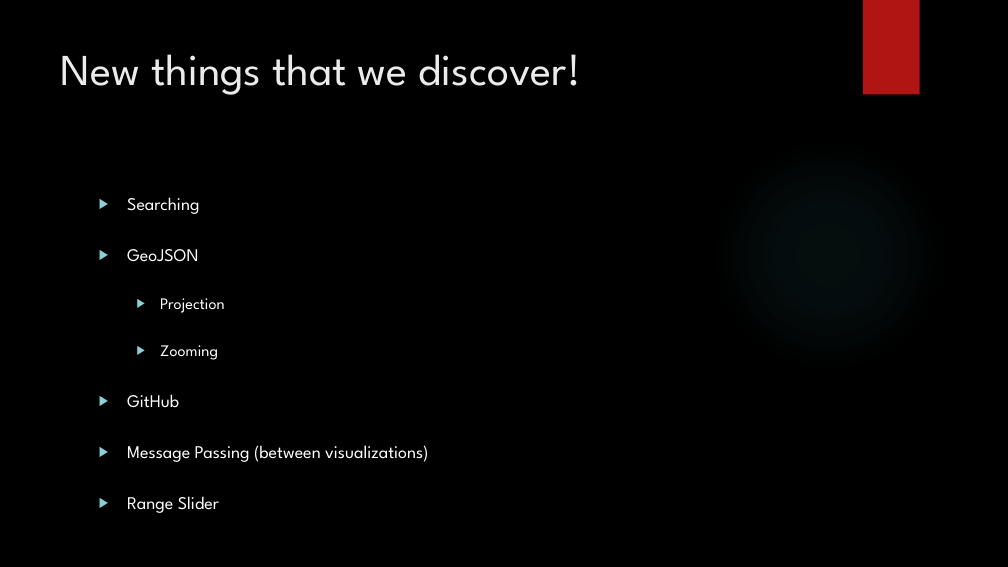
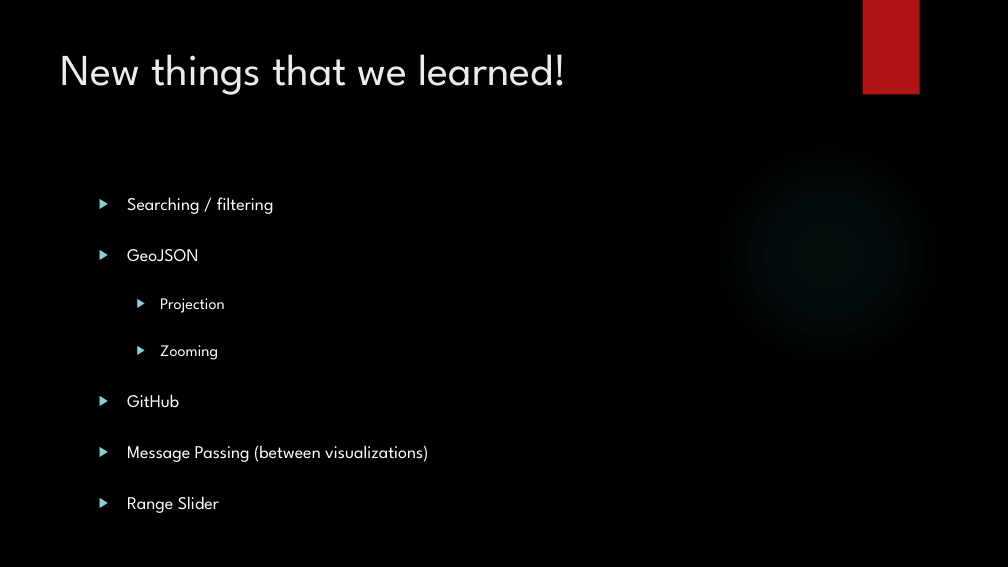
Before and after one commit to tuckergordon/furbish_project, a slide deck: slide 10 of FinalProjectPresentation.pptx. Drawn at 1008x567 pixels with LibreOffice and Linux fonts; fonts in the diff are those of the drawing; background and template pictures are left out. Boxes give left, top, right and bottom in pixels: in the first picture for what was removed or moved away, otherwise in the second. Text is boxed around its words. In the diff, an @@ line names an element or a change of style, - is before the commit and + after.

```diff
--- a/FinalProjectPresentation.pptx
+++ b/FinalProjectPresentation.pptx
@@ title at (x1=61, y1=54, x2=567, y2=95): text changed @@
-New things that we discover!
+New things that we learned!
@@ text at (x1=127, y1=197, x2=274, y2=214): text changed @@
-▶ Searching
+▶ Searching / filtering
```
Also in this commit, not shown: 2 other slides changed.
